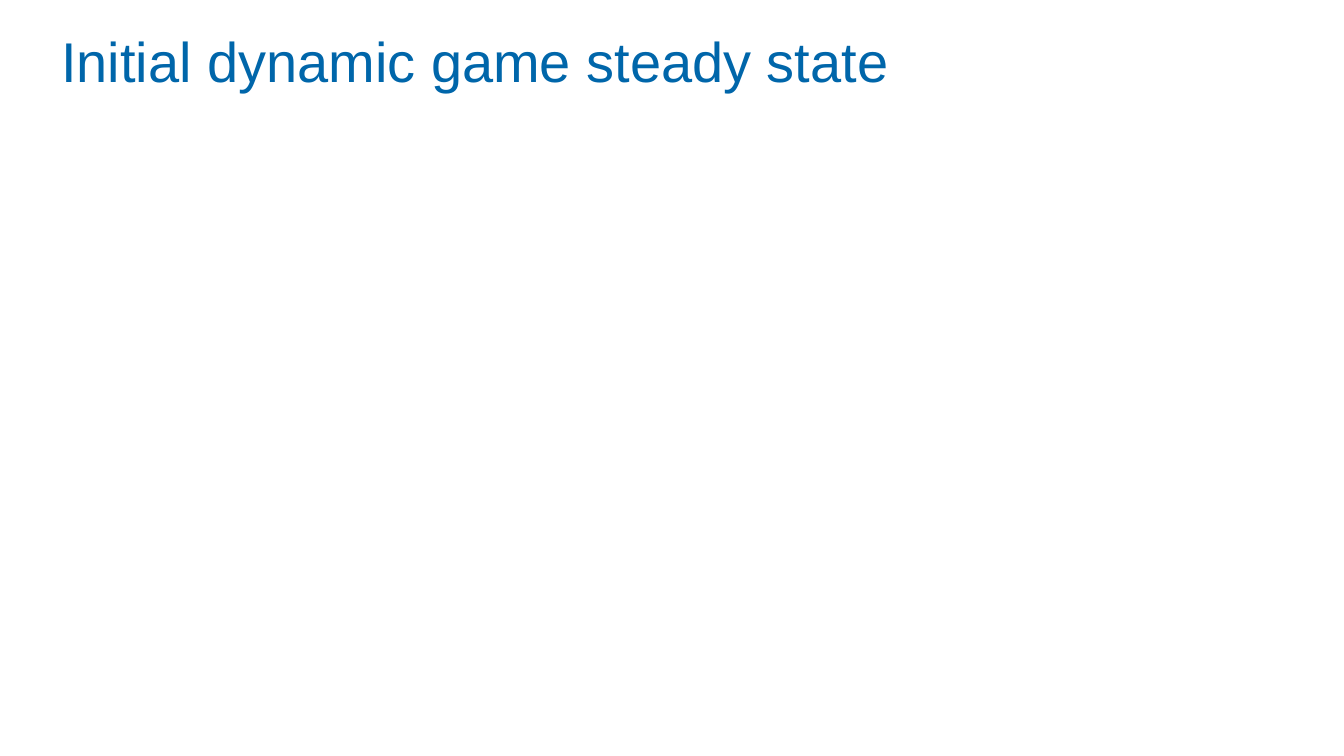
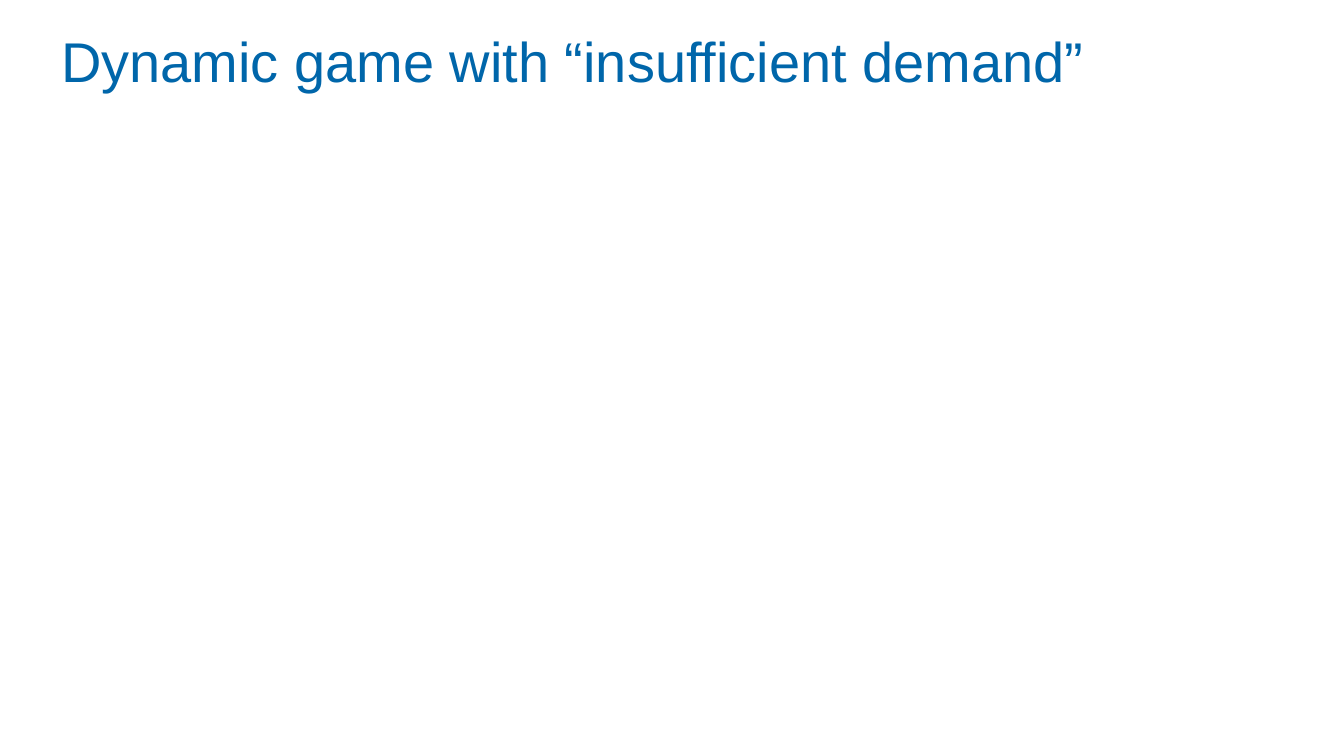
Before and after one commit to Zjub/TVHENZ, a slide deck: slide 29 of MF coordination/SI_game/Monetary and Fiscal Policy Coordination.pptx (slide 27 before the commit). Drawn at 1344x756 pixels with LibreOffice and Linux fonts; fonts in the diff are those of the drawing; grey boxes stand for pictures. Boxes give left, top, right and bottom in pixels: in the first picture for what was removed or moved away, otherwise in the second. Text is boxed around its words. In the diff, an @@ line names an element or a change of style, - is before the commit and + after.

```diff
--- a/MF coordination/SI_game/Monetary and Fiscal Policy Coordination.pptx
+++ b/MF coordination/SI_game/Monetary and Fiscal Policy Coordination.pptx
@@ title at box(61, 41, 1083, 91): text changed @@
-Initial dynamic game steady state
+Dynamic game with “insufficient demand”
```
Also in this commit, not shown: 11 other slides changed, 2 slides added.
